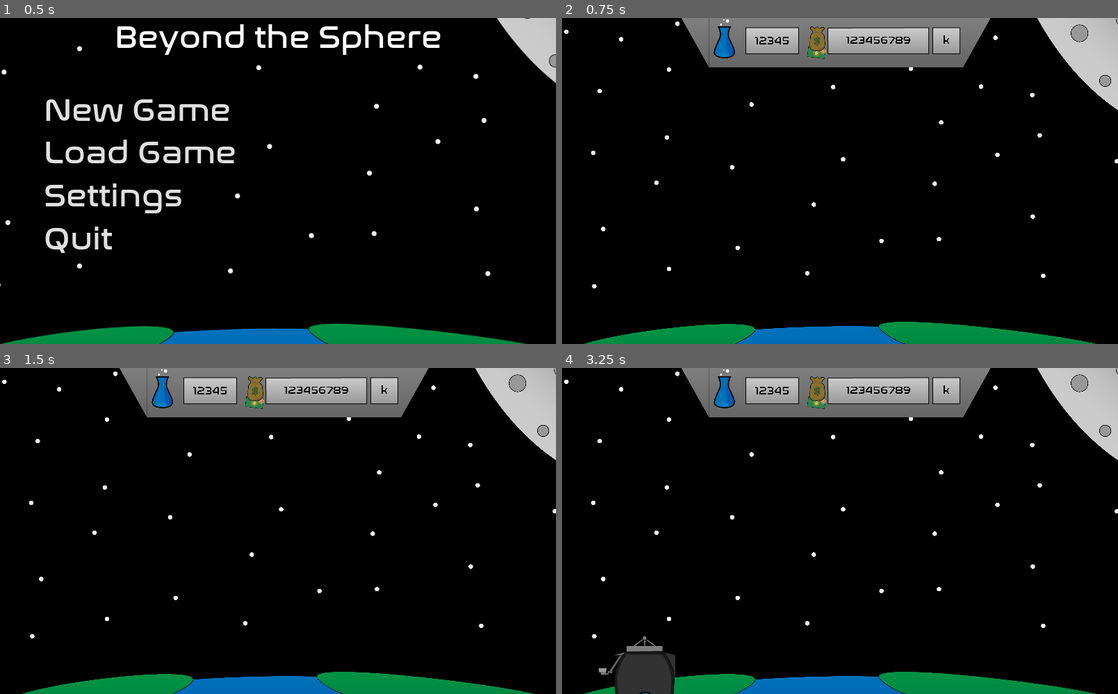
Above: before the commit, frames 1-4 (two rows, left to right).
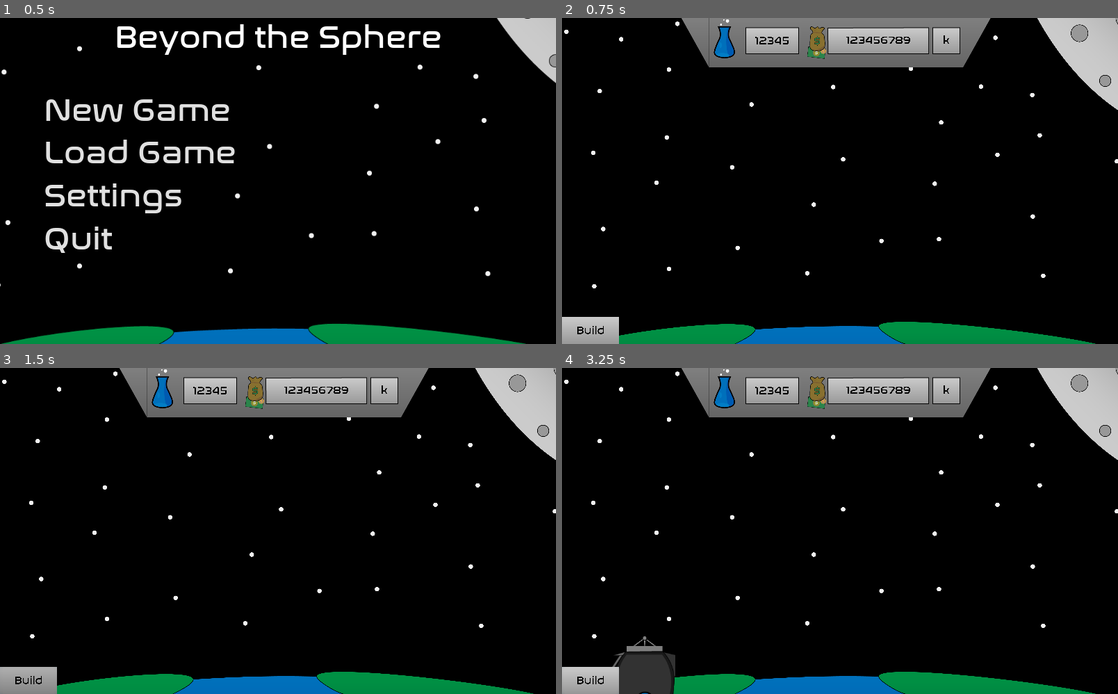
Above: after the commit, the same moments.

Repository: Periapsis-Studios/Beyond-the-Sphere-Vector
Game: Godot game, scene res://Scenes/MainMenu.tscn
Same seed, same stepped clock (60 frames per second), same inputs: the game is played once before the commit and once after it.
Inputs (mouse positions are in pixels of both pictures, inside the frame that each line leads up to):
- Up to frame 1 (0.5 s): no input
- Up to frame 2 (0.75 s): click "New Game" at 0.5 s
- Up to frame 3 (1.5 s): click (27, 680) at 1.25 s, where only the run after the commit has a clickable "Build"
- Up to frame 4 (3.25 s): tap Enter at 2 s; move the mouse to (962, 514) at 2.02 s; hold D (move_right) 2.03-2.78 s; hold Mouse wheel up (zoom_in) 2.03-2.78 s; tap Space at 2.75 s; move the mouse to (728, 547) at 2.77 s; hold S (move_down) from 2.78 s (still down); tap Mouse wheel down (zoom_out) at 2.85 s

Frame 1 is identical in both runs. In frame 2, 0.8% of the frame differs, in the area x 0-11%, y 91-100%; in frame 3, 0.8%; in frame 4, 0.8%.

Commit message:
Desperately trying to make a dropdown

Diff:
--- a/Scenes/EarthUI.tscn
+++ b/Scenes/EarthUI.tscn
@@ -1,20 +1,32 @@
-[gd_scene load_steps=6 format=2]
+[gd_scene load_steps=10 format=2]
 
 [ext_resource path="res://Textures/BtS-Background.png" type="Texture" id=1]
 [ext_resource path="res://Fonts/UIFont.tres" type="DynamicFont" id=2]
 [ext_resource path="res://Textures/UI/ResourceCounter.png" type="Texture" id=3]
 [ext_resource path="res://Fonts/nasalization-regular.ttf" type="DynamicFontData" id=4]
+[ext_resource path="res://Textures/UI/Button-Generic.png" type="Texture" id=5]
 
 [sub_resource type="DynamicFont" id=1]
 size = 200
 font_data = ExtResource( 4 )
 
+[sub_resource type="StyleBoxTexture" id=2]
+texture = ExtResource( 5 )
+region_rect = Rect2( 0, 0, 1920, 1080 )
+modulate_color = Color( 0.866667, 0.866667, 0.866667, 1 )
+
+[sub_resource type="StyleBoxTexture" id=3]
+texture = ExtResource( 5 )
+region_rect = Rect2( 0, 0, 1920, 1080 )
+modulate_color = Color( 0.866667, 0.866667, 0.866667, 1 )
+
+[sub_resource type="StyleBoxTexture" id=4]
+texture = ExtResource( 5 )
+region_rect = Rect2( 0, 0, 1920, 1080 )
+
 [node name="EarthUI" type="Control"]
 anchor_right = 1.0
 anchor_bottom = 1.0
-__meta__ = {
-"_edit_use_anchors_": false
-}
 
 [node name="UI" type="CanvasLayer" parent="."]
 layer = 2
@@ -26,9 +38,6 @@
 rect_scale = Vector2( 0.1, 0.1 )
 texture = ExtResource( 3 )
 stretch_mode = 1
-__meta__ = {
-"_edit_use_anchors_": false
-}
 
 [node name="Science" type="Label" parent="UI/TextureRect"]
 margin_left = 1192.0
@@ -69,6 +78,25 @@
 "_edit_use_anchors_": false
 }
 
+[node name="BuildButton" type="Button" parent="UI"]
+anchor_right = 0.012
+anchor_bottom = 0.033
+margin_top = 550.0
+margin_right = 1037.71
+margin_bottom = 1030.2
+rect_min_size = Vector2( 0.1, 0.1 )
+rect_scale = Vector2( 0.1, 0.1 )
+custom_colors/font_color_disabled = Color( 0, 0, 0, 1 )
+custom_colors/font_color_focus = Color( 0, 0, 0, 1 )
+custom_colors/font_color = Color( 0, 0, 0, 1 )
+custom_colors/font_color_hover = Color( 0, 0, 0, 1 )
+custom_colors/font_color_pressed = Color( 0, 0, 0, 1 )
+custom_fonts/font = ExtResource( 2 )
+custom_styles/hover = SubResource( 2 )
+custom_styles/pressed = SubResource( 3 )
+custom_styles/normal = SubResource( 4 )
+text = "Build"
+
 [node name="Background" type="CanvasLayer" parent="."]
 layer = -2
 
@@ -79,6 +107,3 @@
 margin_bottom = 3172.0
 rect_scale = Vector2( 0.22, 0.22 )
 texture = ExtResource( 1 )
-__meta__ = {
-"_edit_use_anchors_": false
-}
--- /dev/null
+++ b/Scenes/ModuleSelect.tscn
@@ -0,0 +1,89 @@
+[gd_scene load_steps=17 format=2]
+
+[ext_resource path="res://Textures/UI/ModuleSelectFrame.png" type="Texture" id=1]
+[ext_resource path="res://Fonts/UIFont.tres" type="DynamicFont" id=2]
+[ext_resource path="res://Scripts/ModuleDropdown.gd" type="Script" id=3]
+[ext_resource path="res://Fonts/nasalization-regular.ttf" type="DynamicFontData" id=4]
+[ext_resource path="res://Textures/UI/Arrow.png" type="Texture" id=5]
+
+[sub_resource type="StyleBoxEmpty" id=12]
+
+[sub_resource type="StyleBoxEmpty" id=2]
+
+[sub_resource type="StyleBoxEmpty" id=3]
+
+[sub_resource type="StyleBoxEmpty" id=4]
+
+[sub_resource type="StyleBoxEmpty" id=13]
+
+[sub_resource type="DynamicFont" id=6]
+size = 32
+outline_color = Color( 0, 0, 0, 1 )
+font_data = ExtResource( 4 )
+
+[sub_resource type="StyleBoxEmpty" id=7]
+
+[sub_resource type="StyleBoxEmpty" id=8]
+
+[sub_resource type="StyleBoxEmpty" id=9]
+
+[sub_resource type="StyleBoxEmpty" id=10]
+
+[sub_resource type="StyleBoxEmpty" id=11]
+
+[node name="Control" type="Control"]
+anchor_right = 1.0
+anchor_bottom = 1.0
+
+[node name="Frame" type="TextureRect" parent="."]
+margin_right = 4267.0
+margin_bottom = 2500.0
+rect_scale = Vector2( 0.235, 0.235 )
+texture = ExtResource( 1 )
+
+[node name="ModuleDropdown" type="OptionButton" parent="."]
+margin_left = 25.0
+margin_top = 55.0
+margin_right = 971.0
+margin_bottom = 293.0
+rect_scale = Vector2( 0.3, 0.3 )
+custom_colors/font_color_disabled = Color( 0, 0, 0, 1 )
+custom_colors/font_color_focus = Color( 0, 0, 0, 1 )
+custom_colors/font_color = Color( 0, 0, 0, 1 )
+custom_colors/font_color_hover = Color( 0.0627451, 0.0627451, 0.0627451, 1 )
+custom_colors/font_color_pressed = Color( 0, 0, 0, 1 )
+custom_fonts/font = ExtResource( 2 )
+custom_icons/arrow = ExtResource( 5 )
+custom_styles/hover = SubResource( 12 )
+custom_styles/pressed = SubResource( 2 )
+custom_styles/focus = SubResource( 3 )
+custom_styles/disabled = SubResource( 4 )
+custom_styles/normal = SubResource( 13 )
+text = "LMB to select"
+script = ExtResource( 3 )
+
+[node name="ModulePreview" type="TextureRect" parent="."]
+margin_left = 21.0
+margin_top = 122.0
+margin_right = 801.0
+margin_bottom = 525.0
+expand = true
+stretch_mode = 6
+
+[node name="Confirm" type="Button" parent="."]
+margin_left = 834.0
+margin_top = 495.0
+margin_right = 971.0
+margin_bottom = 561.0
+custom_colors/font_color = Color( 0, 0, 0, 1 )
+custom_colors/font_color_hover = Color( 0.164706, 0.164706, 0.164706, 1 )
+custom_colors/font_color_pressed = Color( 0, 0, 0, 1 )
+custom_fonts/font = SubResource( 6 )
+custom_styles/hover = SubResource( 7 )
+custom_styles/pressed = SubResource( 8 )
+custom_styles/focus = SubResource( 9 )
+custom_styles/disabled = SubResource( 10 )
+custom_styles/normal = SubResource( 11 )
+text = "Confirm"
+
+[connection signal="item_selected" from="ModuleDropdown" to="ModuleDropdown" method="_on_OptionButton_item_selected"]
--- a/Scripts/EarthMain.gd
+++ b/Scripts/EarthMain.gd
@@ -54,21 +54,17 @@
 
 	# TODO: Replace with isCorrectType
 	if true:
-		print("Entered dock if")
-
 		var camera = $Camera2D
 		var area = moduleInstance.get_node("Area2D")
 
 		camera.add_child(moduleInstance)
 		match targetRot:
 			0:
-				print("Entered match 0")
 				moduleInstance.position.x = targetPos.x - moduleData.portPos[port].x
 				moduleInstance.position.y = targetPos.y - moduleData.portPos[port].y
 				moduleInstance.rotation = 0.0
 
 				if area.get_overlapping_areas().empty():
-					print("Entered docking seq")
 					moduleInstance.position.y += DOCKDIST
 
 					tween.interpolate_property(
@@ -82,7 +78,6 @@
 					)
 					tween.start()
 				else:
-					print("Entered else")
 					camera.remove_child(moduleInstance)
 
 			90:
--- a/Scripts/GlobalData.gd
+++ b/Scripts/GlobalData.gd
@@ -12,3 +12,4 @@
 }
 
 var modules = {"Soyuz": soyuz}
+var unlockedModules = {"Soyuz": soyuz}
--- /dev/null
+++ b/Scripts/ModuleDropdown.gd
@@ -0,0 +1,17 @@
+extends OptionButton
+
+
+onready var dropdown = $ModuleDropdown
+
+
+# Called when the node enters the scene tree for the first time.
+func _ready():
+	var i: int = 0
+	for module in Data.unlockedModules:
+		self.add_item(module, i)
+		i += 1
+
+
+func _on_OptionButton_item_selected(index):
+	var option: String = items[index]
+	$ModulePreview.texture = load("res://Textures/ModulePreviews/" + option + ".png")
Binary file added: Textures/ModulePreviews/Soyuz.png
Not shown, added: Textures/ModulePreviews/Soyuz.png.import
Binary file added: Textures/UI/Arrow.png
Not shown, added: Textures/UI/Arrow.png.import
Binary file added: Textures/UI/Button-Generic.png
Not shown, added: Textures/UI/Button-Generic.png.import
Not shown, added: Texture-Sources/Button-Generic.ai
